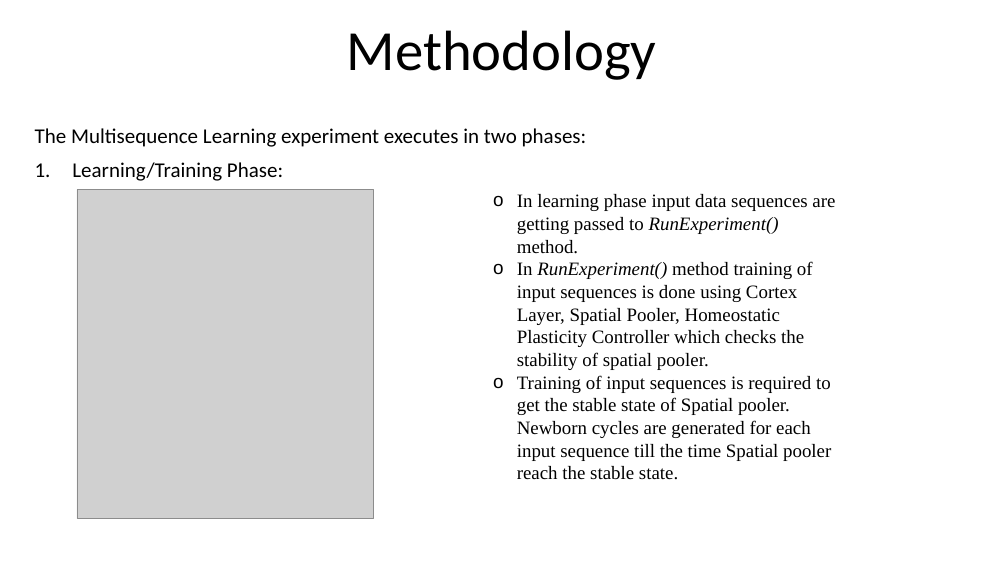
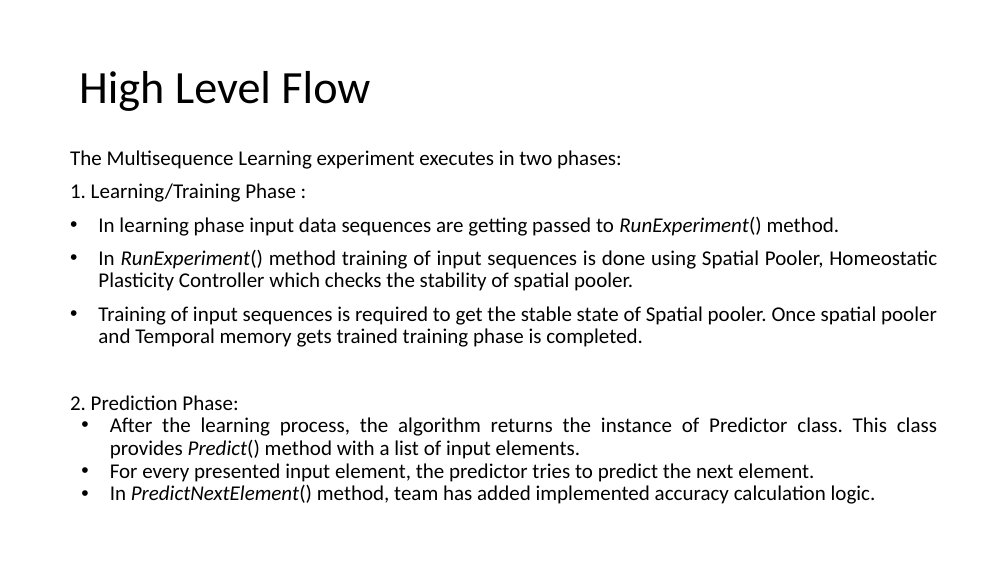
Before and after one commit to ddobric/neocortexapi, a slide deck: slide 5 of source/MySEProject/Documentation/ML2223_15 Approve Prediction of Multisequence Learning.pptx. Drawn at 1008x567 pixels with LibreOffice and Linux fonts; fonts in the diff are those of the drawing; grey boxes stand for pictures. Boxes give left, top, right and bottom in pixels: in the first picture for what was removed or moved away, otherwise in the second. Text is boxed around its words. In the diff, an @@ line names an element or a change of style, - is before the commit and + after.

Commit message:
PPT updated

```diff
--- a/source/MySEProject/Documentation/ML2223_15 Approve Prediction of Multisequence Learning.pptx
+++ b/source/MySEProject/Documentation/ML2223_15 Approve Prediction of Multisequence Learning.pptx
@@ title at [79,71,370,111]: text changed; size 54 to 44 pt @@
-Methodology
+High Level Flow
@@ subtitle "The Multisequence Learning experiment executes ...": place and size @@
-subtitle "The Multisequence Learning experiment executes ..." at [35,128,587,181]
+subtitle "The Multisequence Learning experiment executes ..." at [70,150,937,504]
@@ subtitle at [70,183,937,504]: text changed @@
-1. Learning/Training Phase:
+1. Learning/Training Phase :
+• In learning phase input data sequences are getting passed to RunExperiment() method.
+• In RunExperiment() method training of input sequences is done using Spatial Pooler, Homeostatic Plasticity Controller which checks the stability of spatial pooler.
+• Training of input sequences is required to get the stable state of Spatial pooler. Once spatial pooler and Temporal memory gets trained training phase is completed.
+2. Prediction Phase:
+• After the learning process, the algorithm returns the instance of Predictor class. This class provides Predict() method with a list of input elements.
+• For every presented input element, the predictor tries to predict the next element.
+• In PredictNextElement() method, team has added implemented accuracy calculation logic.
@@ picture removed at [77,190,374,519] @@
@@ text removed at [517,194,835,480] @@
-o In learning phase input data sequences are getting passed to RunExperiment() method.
-o In RunExperiment() method training of input sequences is done using Cortex Layer, Spatial Pooler, Homeostatic Plasticity Controller which checks the stability of spatial pooler.
-o Training of input sequences is required to get the stable state of Spatial pooler. Newborn cycles are generated for each input sequence till the time Spatial pooler reach the stable state.
```
Also in this commit, not shown: 8 other slides changed, 1 slide removed.
